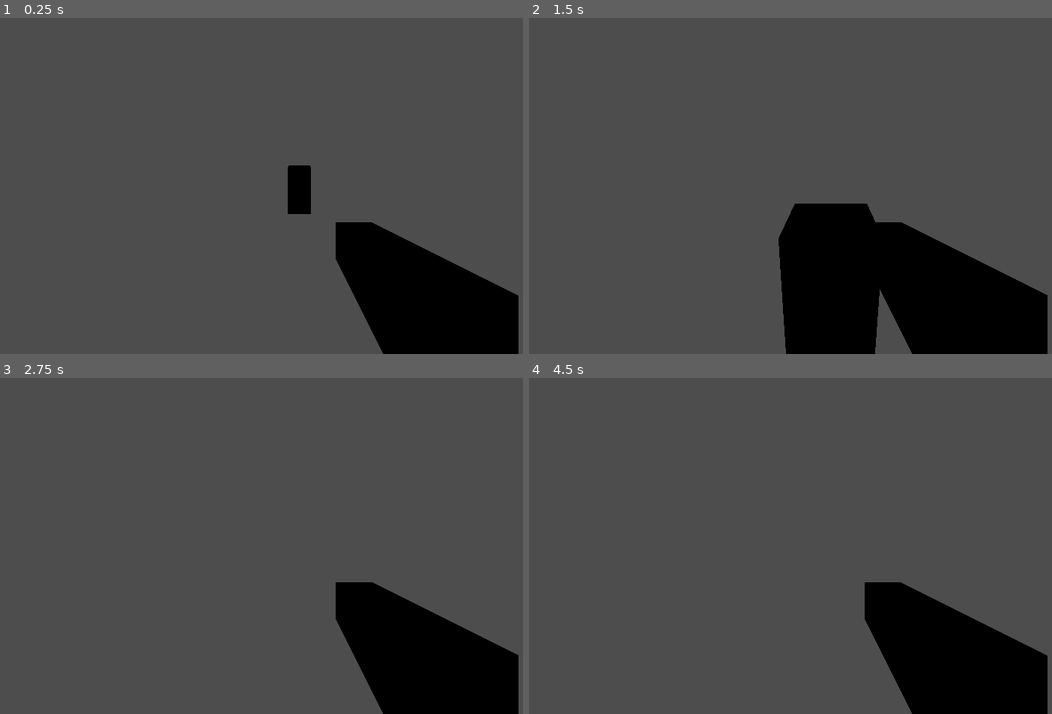
Above: before the commit, frames 1-4 (two rows, left to right).
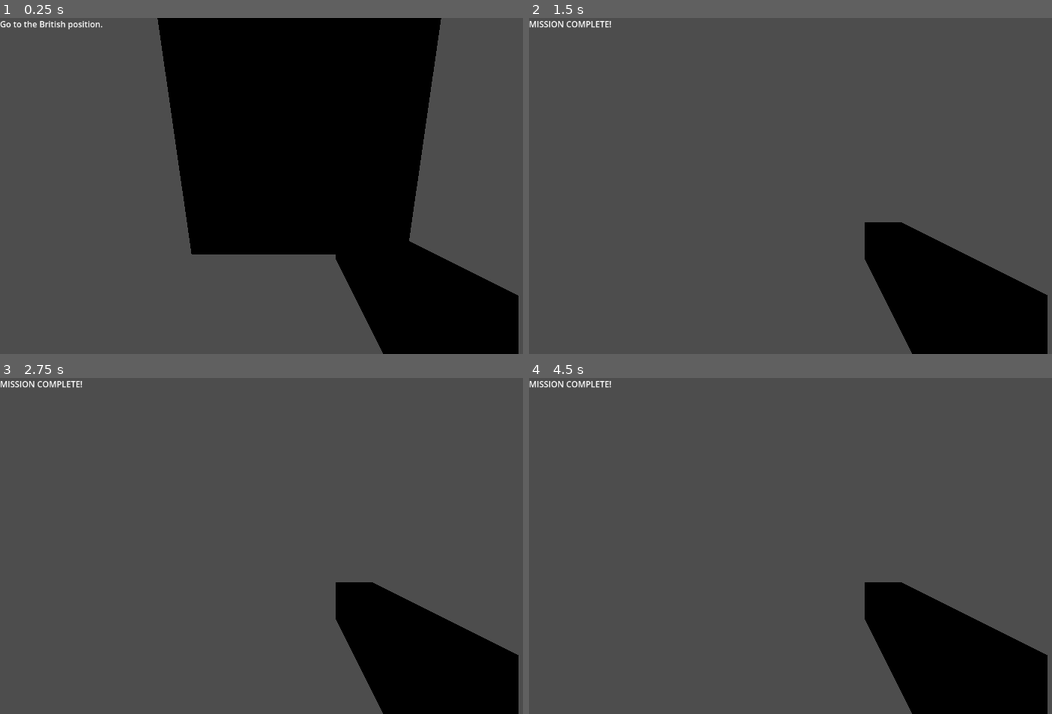
Above: after the commit, the same moments.

Repository: TheExpert24/America250-production
Game: Godot game, scene res://main_3d.tscn
Same seed, same stepped clock (60 frames per second), same inputs: the game is played once before the commit and once after it.
Inputs (mouse positions are in pixels of both pictures, inside the frame that each line leads up to):
- Up to frame 1 (0.25 s): no input
- Up to frame 2 (1.5 s): tap Enter at 0.5 s; move the mouse to (863, 186) at 0.52 s; hold Up (ui_up) from 0.53 s (still down); click (863, 186) at 0.67 s; move the mouse to (800, 186) at 1.27 s; click (800, 186) at 1.42 s
- Up to frame 3 (2.75 s): keep holding Up (ui_up); move the mouse to (313, 539) at 2.02 s; click (313, 539) at 2.17 s
- Up to frame 4 (4.5 s): tap Space at 2.75, 4.25 s; move the mouse to (821, 552) at 2.77 s; click (821, 552) at 2.92 s; tap Enter at 3.5 s; move the mouse to (874, 549) at 3.52 s; click (874, 549) at 3.67 s; tap Escape (ui_cancel) at 4.15 s; move the mouse to (649, 495) at 4.27 s; release Up (ui_up) at 4.28 s; hold Left (ui_left) from 4.28 s (still down); click (649, 495) at 4.42 s

The runs differ from the first frame. In frame 1, 32% of the frame differs, in the area x 0-85%, y 0-71%; in frame 2, 7.8%; in frame 3, 0.2%; in frame 4, 0.2%.

Commit message:
finished objectives and improved the enemy's movements after it was shot

Diff:
--- a/Bullet.gd
+++ /dev/null
@@ -1,7 +0,0 @@
-extends Area2D
-
-var direction = Vector2.ZERO
-@export var speed = 300
-
-func _process(delta):
-	position += direction * speed * delta
--- a/Bullet.tscn
+++ b/Bullet.tscn
@@ -1,9 +1,17 @@
 [gd_scene format=3 uid="uid://gi8s8bqv0rdb"]
 
-[ext_resource type="Script" uid="uid://d28a7gkr685xi" path="res://Bullet.gd" id="1_ayd6b"]
+[sub_resource type="GDScript" id="GDScript_x3e43"]
+script/source = "extends Area2D
+
+var direction = Vector2.ZERO
+@export var speed = 300
+
+func _process(delta):
+	position += direction * speed * delta
+"
 
 [node name="Bullet" type="Area2D" unique_id=1050010437]
-script = ExtResource("1_ayd6b")
+script = SubResource("GDScript_x3e43")
 
 [node name="ColorRect" type="ColorRect" parent="." unique_id=1229614411]
 custom_minimum_size = Vector2(10, 10)
--- a/Camera_2d.gd
+++ /dev/null
@@ -1,6 +0,0 @@
-extends Camera2D
-
-@export var follow_strength := 0.1
-
-func _process(delta):
-	global_position = global_position.lerp(get_parent().global_position, follow_strength)
--- a/Enemy.gd
+++ b/Enemy.gd
@@ -5,6 +5,9 @@
 
 var attack_timer := 0.0
 var player
+
+var retreating := false
+var retreat_timer := 0.0
 
 @onready var mesh = $MeshInstance3D
 
@@ -28,6 +31,10 @@
 		return
 
 	health -= amount
+
+	retreating = true
+	retreat_timer = 1.0
+
 	print("Enemy HP:", health)
 
 	if health <= 0:
@@ -36,13 +43,25 @@
 
 
 func _process(delta):
-	if !player or !player.alive or !alive:
+	if !player or !player.alive or !alive or player.game_finished:
 		return
 
 	attack_timer -= delta
 
-	var direction = (player.global_position - global_position).normalized()
-	global_position += direction * 2.0 * delta
+	if retreating:
+
+		retreat_timer -= delta
+
+		var dir = (global_position - player.global_position).normalized()
+		global_position += dir * 1.0 * delta
+
+		if retreat_timer <= 0:
+			retreating = false
+
+	else:
+
+		var dir = (player.global_position - global_position).normalized()
+		global_position += dir * 2.0 * delta
 
 	look_at(
 		Vector3(
@@ -53,6 +72,9 @@
 		Vector3.UP
 	)
 
+	if player.game_finished:
+		return
+
 	if global_position.distance_to(player.global_position) < 1.5:
 		if attack_timer <= 0:
 			player.take_damage(10)
--- a/Main.gd
+++ /dev/null
@@ -1,8 +0,0 @@
-extends Node2D
-
-@onready var enemy_scene = preload("res://Enemy.tscn")
-
-func _ready():
-	var enemy = enemy_scene.instantiate()
-	add_child(enemy)
-	enemy.global_position = Vector2(600, 200)
--- a/crosshair.gd
+++ /dev/null
@@ -1,4 +0,0 @@
-extends Node2D
-
-func _process(delta):
-	global_position = get_global_mouse_position()
--- a/gun.gd
+++ /dev/null
@@ -1,16 +0,0 @@
-extends Node3D
-
-@export var sway_strength := 0.02
-@export var return_speed := 8.0
-
-var target_rotation := Vector3.ZERO
-
-
-func _process(delta):
-	var mouse_input = Input.get_last_mouse_velocity()
-
-	target_rotation.y = -mouse_input.x * sway_strength
-	target_rotation.x = -mouse_input.y * sway_strength
-
-	rotation.x = lerp(rotation.x, target_rotation.x, return_speed * delta)
-	rotation.y = lerp(rotation.y, target_rotation.y, return_speed * delta)
--- a/main.tscn
+++ b/main.tscn
@@ -1,13 +1,39 @@
 [gd_scene format=3 uid="uid://bf4l3x58hhme0"]
 
 [ext_resource type="Script" uid="uid://dxkwutir1x60s" path="res://player.gd" id="1_0xm2m"]
-[ext_resource type="Script" uid="uid://cw2h651f8bcl4" path="res://Main.gd" id="1_1bvp3"]
-[ext_resource type="Texture2D" uid="uid://b4ua1rkatt8jq" path="res://player.png" id="2_h2yge"]
-[ext_resource type="Script" uid="uid://c66kl75pf35p" path="res://crosshair.gd" id="3_h2yge"]
-[ext_resource type="Script" uid="uid://bdt6esvas65yb" path="res://Camera_2d.gd" id="4_lquwl"]
+
+[sub_resource type="GDScript" id="GDScript_ig7tw"]
+script/source = "extends Node2D
+
+@onready var enemy_scene = preload(\"res://Enemy.tscn\")
+
+func _ready():
+	var enemy = enemy_scene.instantiate()
+	add_child(enemy)
+	enemy.global_position = Vector2(600, 200)
+"
+
+[sub_resource type="CompressedTexture2D" id="CompressedTexture2D_0xm2m"]
+load_path = "res://.godot/imported/player.png-2dd0af52de4b213777cd8c9df94c0978.ctex"
+
+[sub_resource type="GDScript" id="GDScript_h2yge"]
+script/source = "extends Camera2D
+
+@export var follow_strength := 0.1
+
+func _process(delta):
+	global_position = global_position.lerp(get_parent().global_position, follow_strength)
+"
+
+[sub_resource type="GDScript" id="GDScript_1bvp3"]
+script/source = "extends Node2D
+
+func _process(delta):
+	global_position = get_global_mouse_position()
+"
 
 [node name="Main" type="Node2D" unique_id=1390226069]
-script = ExtResource("1_1bvp3")
+script = SubResource("GDScript_ig7tw")
 
 [node name="Player" type="CharacterBody2D" parent="." unique_id=1036250430 groups=["player"]]
 position = Vector2(367, 202)
@@ -16,15 +42,15 @@
 
 [node name="Sprite2D" type="Sprite2D" parent="Player" unique_id=1441082462]
 visible = false
-texture = ExtResource("2_h2yge")
+texture = SubResource("CompressedTexture2D_0xm2m")
 
 [node name="Camera2D" type="Camera2D" parent="Player" unique_id=1579196824]
 position_smoothing_enabled = true
 position_smoothing_speed = 10.0
-script = ExtResource("4_lquwl")
+script = SubResource("GDScript_h2yge")
 
 [node name="Crosshair" type="Node2D" parent="." unique_id=500134813]
-script = ExtResource("3_h2yge")
+script = SubResource("GDScript_1bvp3")
 
 [node name="ColorRect" type="ColorRect" parent="Crosshair" unique_id=1039976222]
 offset_right = 5.0
--- a/main_3d.tscn
+++ b/main_3d.tscn
@@ -3,9 +3,12 @@
 [ext_resource type="Script" uid="uid://dxkwutir1x60s" path="res://player.gd" id="1_wiwsh"]
 [ext_resource type="AudioStream" uid="uid://bic3dvaj8ma3" path="res://musketshot.mp3" id="2_ndnd3"]
 [ext_resource type="Script" uid="uid://c3fmkactngqfg" path="res://Enemy.gd" id="2_pt58c"]
+[ext_resource type="Script" uid="uid://qwjvwquq0bpy" path="res://objective_trigger.gd" id="4_nrwyk"]
 
 [sub_resource type="BoxMesh" id="BoxMesh_aas03"]
 size = Vector3(50, 1, 50)
+
+[sub_resource type="CapsuleShape3D" id="CapsuleShape3D_nrwyk"]
 
 [sub_resource type="BoxMesh" id="BoxMesh_pt58c"]
 size = Vector3(0.2, 0.2, 0.8)
@@ -14,6 +17,11 @@
 size = Vector3(1, 2, 1)
 
 [sub_resource type="BoxShape3D" id="BoxShape3D_pt58c"]
+
+[sub_resource type="BoxShape3D" id="BoxShape3D_ndnd3"]
+
+[sub_resource type="BoxMesh" id="BoxMesh_nrwyk"]
+size = Vector3(5, 5, 5)
 
 [node name="Main3D" type="Node3D" unique_id=1747885889]
 
@@ -26,6 +34,8 @@
 script = ExtResource("1_wiwsh")
 
 [node name="CollisionShape3D" type="CollisionShape3D" parent="Player" unique_id=1051961305]
+transform = Transform3D(1, 0, 0, 0, 1, 0, 0, 0, 1, 0, 1, 0)
+shape = SubResource("CapsuleShape3D_nrwyk")
 
 [node name="Neck" type="Node3D" parent="Player" unique_id=1767215771]
 
@@ -66,3 +76,20 @@
 theme_override_colors/font_color = Color(1, 0, 0, 1)
 theme_override_font_sizes/font_size = 64
 text = "X"
+
+[node name="ObjectiveLabel" type="Label" parent="UI" unique_id=1720265679]
+offset_right = 40.0
+offset_bottom = 23.0
+text = "Go to the British position."
+
+[node name="ObjectiveTrigger" type="Area3D" parent="." unique_id=45674894]
+transform = Transform3D(5, 0, 0, 0, 5, 0, 0, 0, 5, 0, 2, -20)
+script = ExtResource("4_nrwyk")
+
+[node name="CollisionShape3D" type="CollisionShape3D" parent="ObjectiveTrigger" unique_id=1428620128]
+transform = Transform3D(10, 0, 0, 0, 10, 0, 0, 0, 10, 0, 0, -3)
+shape = SubResource("BoxShape3D_ndnd3")
+
+[node name="MeshInstance3D" type="MeshInstance3D" parent="ObjectiveTrigger" unique_id=103752398]
+transform = Transform3D(1, 0, 0, 0, 1, 0, 0, 0, 1, 0, 0, -3)
+mesh = SubResource("BoxMesh_nrwyk")
--- a/objective.gd
+++ /dev/null
@@ -1,14 +0,0 @@
-extends Area3D
-
-var completed := false
-
-func _ready():
-	body_entered.connect(_on_body_entered)
-
-func _on_body_entered(body):
-	if completed:
-		return
-
-	if body.name == "Player":
-		completed = true
-		print("MISSION COMPLETE")
--- /dev/null
+++ b/objective_trigger.gd
@@ -0,0 +1,24 @@
+extends Area3D
+
+var completed := false
+
+func _ready():
+	body_entered.connect(_on_body_entered)
+
+func _on_body_entered(body):
+
+	if completed:
+		return
+
+	if body.name != "Player":
+		return
+
+	completed = true
+
+	get_parent().get_node("UI/ObjectiveLabel").text = "MISSION COMPLETE!"
+
+	body.game_finished = true
+
+	print("MISSION COMPLETE")
+
+	queue_free()
--- a/player.gd
+++ b/player.gd
@@ -1,6 +1,6 @@
 extends CharacterBody3D
 
-@export var speed := 5.0
+@export var speed := 12.0
 
 var alive := true
 var health := 100
@@ -8,6 +8,8 @@
 var ads := false
 var can_shoot := true
 var fire_rate := 0.25
+
+var game_finished := false
 
 @onready var neck = $Neck
 @onready var camera = $Neck/Camera3D
@@ -26,7 +28,7 @@
 
 
 func take_damage(amount):
-	if !alive:
+	if !alive or game_finished:
 		return
 
 	health -= amount
@@ -44,53 +46,48 @@
 
 func _unhandled_input(event):
 
+	# ALWAYS allow ESC to release mouse
 	if event.is_action_pressed("ui_cancel"):
 		Input.mouse_mode = Input.MOUSE_MODE_VISIBLE
+		return
+
+	# Block everything else after game ends
+	if game_finished:
+		return
 
 	if event is InputEventMouseButton and event.pressed:
 		Input.mouse_mode = Input.MOUSE_MODE_CAPTURED
 
-	# ADS
 	if event is InputEventMouseButton:
 		if event.button_index == MOUSE_BUTTON_RIGHT:
 			ads = event.pressed
 
-	# SHOOT
 	if event is InputEventMouseButton:
 		if event.button_index == MOUSE_BUTTON_LEFT and event.pressed:
 			shoot()
 
-	# MOUSE LOOK
 	if event is InputEventMouseMotion and Input.mouse_mode == Input.MOUSE_MODE_CAPTURED:
 
 		var sens := 0.0015
-
 		if ads:
 			sens = 0.0007
 
 		rotate_y(-event.relative.x * sens)
 		neck.rotate_x(-event.relative.y * sens)
 
-		neck.rotation.x = clamp(
-			neck.rotation.x,
-			deg_to_rad(-80),
-			deg_to_rad(80)
-		)
+		neck.rotation.x = clamp(neck.rotation.x, deg_to_rad(-80), deg_to_rad(80))
 
 
 func _physics_process(delta):
-	if !alive:
+	if !alive or game_finished:
 		return
 
-	# ADS Zoom
 	var target_fov := 75.0
-
 	if ads:
 		target_fov = 50.0
 
 	camera.fov = lerp(camera.fov, target_fov, 0.2)
 
-	# Movement
 	var input_dir = Vector2.ZERO
 
 	if Input.is_action_pressed("ui_up"):
@@ -135,8 +132,6 @@
 	if result:
 		var collider = result["collider"]
 
-		print("HIT:", collider)
-
 		if collider.has_method("take_damage"):
 			collider.take_damage(25)
 			collider.flash()
Not shown, removed: Bullet.gd.uid
Not shown, removed: Camera_2d.gd.uid
Not shown, removed: Main.gd.uid
Not shown, removed: crosshair.gd.uid
Not shown, removed: freesound_community-old-musket-bang-95873.mp3.import
Not shown, removed: gun.gd.uid
Not shown, removed: objective.gd.uid
Not shown, added: objective_trigger.gd.uid
Binary file removed: player.png
Not shown, removed: player.png.import
Not shown, removed: freesound_community-old-musket-bang-95873.mp3
